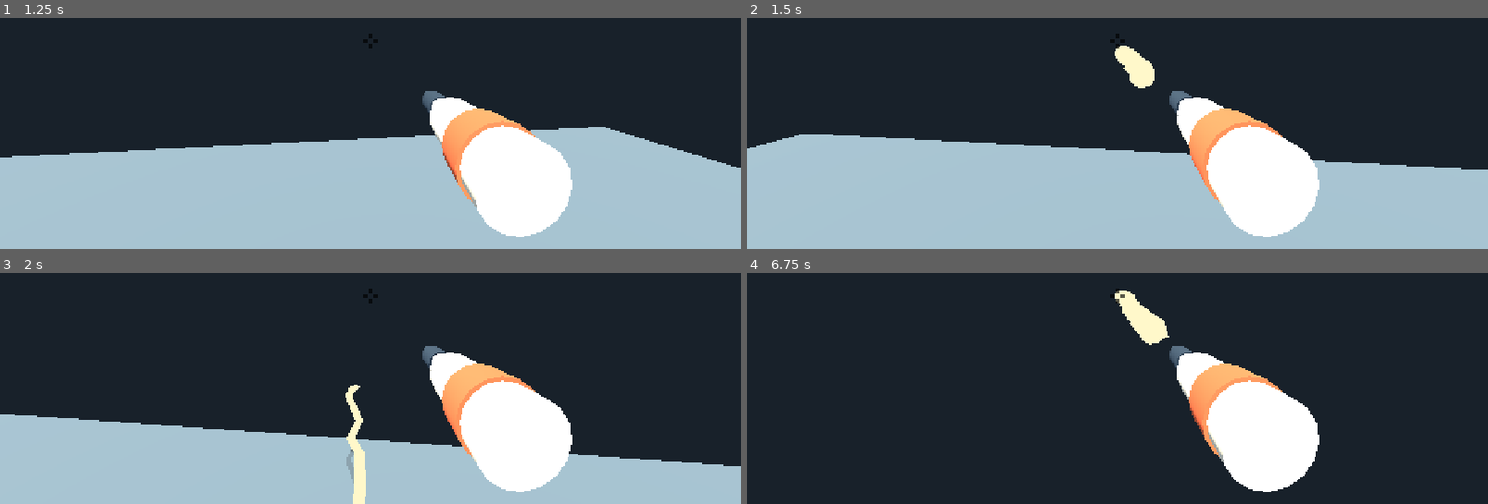
Above: before the commit, frames 1-4 (two rows, left to right).
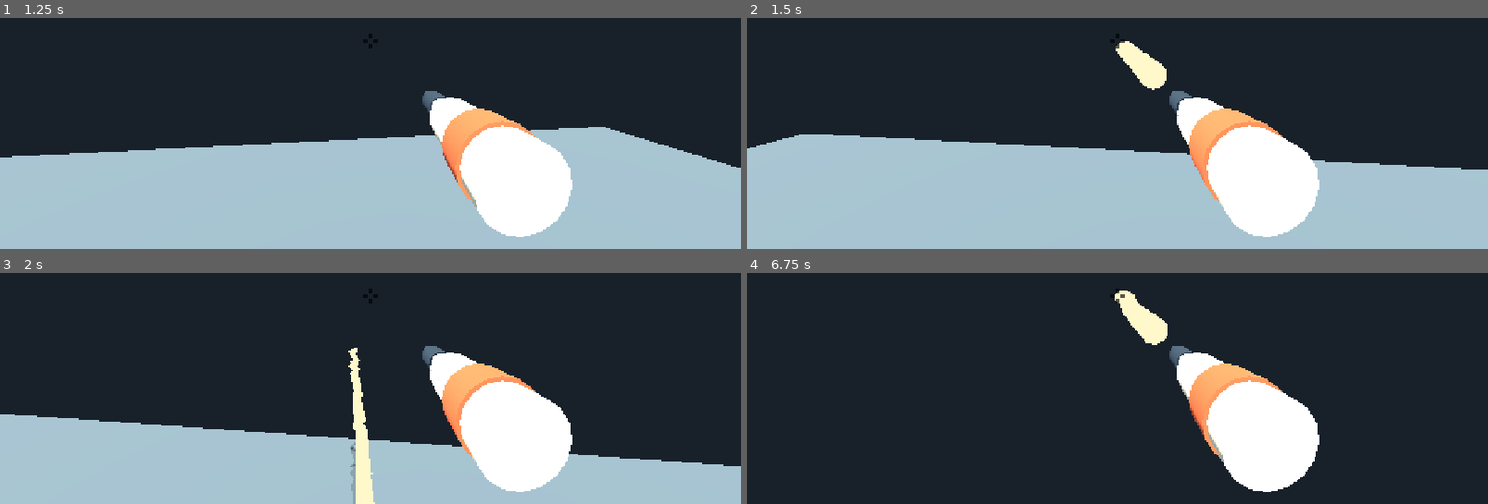
Above: after the commit, the same moments.

Repository: k3vin7/SauceIT-
Game: Godot game, scene res://main.tscn
Same seed, same stepped clock (60 frames per second), same inputs: the game is played once before the commit and once after it.
Inputs (mouse positions are in pixels of both pictures, inside the frame that each line leads up to):
- Up to frame 1 (1.25 s): tap Enter at 0.5 s; move the mouse to (407, 38) at 0.52 s; hold W (move_forward) from 0.53 s (still down); hold Shift (run) from 0.53 s (still down)
- Up to frame 2 (1.5 s): keep holding W (move_forward); move the mouse to (1080, 43) at 1.27 s; release Shift (run) at 1.28 s; click (1080, 43) at 1.35 s
- Up to frame 3 (2 s): keep holding W (move_forward); tap Shift (run) at 1.55 s
- Up to frame 4 (6.75 s): move the mouse to (1132, 289) at 2.02 s; hold Shift (run) 2.03-2.78 s; tap Space at 2.75, 4.25, 5.75 s; move the mouse to (1110, 303) at 2.77 s; tap R (wipe_screen) at 2.85 s; tap Shift (run) at 3.05, 4.55, 5.85 s; tap Enter at 3.5, 5 s; move the mouse to (1169, 300) at 3.52 s; hold Shift (run) 3.53-4.28 s; tap Tab at 3.6 s; move the mouse to (1058, 291) at 4.27 s; tap 1 at 4.35 s; move the mouse to (1124, 296) at 5.02 s; hold Shift (run) 5.03-5.78 s; tap 2 at 5.1 s; move the mouse to (1087, 286) at 5.77 s; release W (move_forward) at 5.78 s; hold D (move_right) 5.78-6.53 s; move the mouse to (1154, 293) at 6.52 s; press the mouse at (1154, 293) at 6.53 s; hold W (move_forward) from 6.53 s (still down)

Frame 1 is identical in both runs. In frame 2, 0.4% of the frame differs, in the area x 49-57%, y 10-32%; in frame 3, 0.9%, in the area x 46-51%, y 32-100%; in frame 4, less than 0.1%.

Commit message:
Give a tap a stream, and take the zigzag out of the line
A click held for a single frame put out two points. Emission is a couple
of points a frame, so a tap was a dot and nothing else. A press now buys
at least minimum_fire_time of stream whether or not it is held -- 0.1 s,
which is eighteen points. Every peer runs it off the same press, so
there is nothing to tell anyone about.

And the line zigzagged, for the same reason the falling strand came
apart and the splat edges went blocky: a value in absolute metres next
to a spacing that had halved. The emission jitters throw each point
sideways by a fixed 0.009 m, which at 0.09 m spacing was a tenth of the
step to the next point and at 0.045 m was forty per cent of it. Halved
with the spacing, so the ratio is what it was: the line has some life in
it rather than a saw edge.

  zigzag, as a fraction of the step: 40% -> 26%

The tear is untouched and still wants a real flick: whole below
240 deg/s, two pieces at 240, thirteen at 360.

Claude-Session: https://claude.ai/code/session_015P14cRDTkxXpfq8Bum7Yfv

Diff:
--- a/scripts/mayo_prototype.gd
+++ b/scripts/mayo_prototype.gd
@@ -65,6 +65,9 @@
 	var burst_index := 0
 	var was_firing := false
 	var firing := false
+	## Counts down after the trigger is let go, so a tap still puts out a
+	## stream rather than a couple of points.
+	var fire_hold := 0.0
 	var next_collision_slot := 0
 	var aim_yaw := 0.0
 	var aim_pitch := 0.0
@@ -83,6 +86,10 @@
 @export_group("Mayo Stream — Reference Values")
 @export_range(0.2, 6.0, 0.01, "suffix:m") var stream_range := 2.94
 @export_range(0.5, 15.0, 0.1, "suffix:m/s") var extend_speed := 7.0
+## A tap keeps firing for at least this long. Emission is a couple of points a
+## frame, so a click held for one frame put out two of them -- not enough to be
+## a strand, or to leave anything but a dot.
+@export_range(0.0, 0.5, 0.01, "suffix:s") var minimum_fire_time := 0.1
 ## How far apart the strand's points are, which is also how finely it samples
 ## what it hits: a sweep across someone's face only marks them where a point
 ## lands, so at 0.09 a quick flick left three dots rather than a line.
@@ -95,8 +102,13 @@
 @export_range(0.0, 30.0, 0.1, "suffix:m/s²") var gravity_acceleration := 9.8
 
 @export_group("Emission Shape")
-@export_range(0.0, 0.05, 0.001, "suffix:m") var lateral_position_jitter := 0.009
-@export_range(0.0, 0.08, 0.001, "suffix:rad") var yaw_angle_jitter := 0.018
+## Both are absolute, while the spacing between points is not, so what they do
+## to the look of the line depends on the density: at 0.045 m spacing the old
+## values threw each point sideways by 40% of the step to the next one, and the
+## strand read as a zigzag rather than as a line with some life in it. Halved
+## with the spacing, so the ratio is what it was.
+@export_range(0.0, 0.05, 0.001, "suffix:m") var lateral_position_jitter := 0.0045
+@export_range(0.0, 0.08, 0.001, "suffix:rad") var yaw_angle_jitter := 0.009
 @export_range(0.0, 0.5, 0.01) var speed_magnitude_jitter := 0.10
 @export_range(0.0, 1.0, 0.01) var inherited_player_velocity := 0.22
 ## Scales with the density above: at 0.045 a strand carries twice the points,
@@ -327,7 +339,9 @@
 		debug_timings_us.point_physics += Time.get_ticks_usec() - step_started
 		step_started = Time.get_ticks_usec()
 	for shooter in _shooters.values():
-		if shooter.firing:
+		# was_firing is the held state _advance_strand settled on, not the raw
+		# trigger: a tap's points want holding together too.
+		if shooter.was_firing:
 			_enforce_spacing_constraint(shooter)
 	if debug_profile_enabled:
 		debug_timings_us.constraint += Time.get_ticks_usec() - step_started
@@ -357,7 +371,15 @@
 ## Emission and the trigger edges, for one shooter. Split out of the frame loop
 ## so remote shooters go through exactly the same path as the local one.
 func _advance_strand(shooter: Shooter, delta: float) -> void:
+	# A press buys a minimum of stream whether or not it is held. Every peer
+	# runs this off the same press, so nobody has to be told about it.
 	if shooter.firing:
+		shooter.fire_hold = minimum_fire_time
+	else:
+		shooter.fire_hold = maxf(shooter.fire_hold - delta, 0.0)
+	var firing: bool = shooter.firing or shooter.fire_hold > 0.0
+
+	if firing:
 		if not shooter.was_firing:
 			shooter.burst_index += 1
 		_apply_inertial_follow(shooter.player.frame_movement, shooter)
@@ -369,7 +391,7 @@
 		shooter.emit_distance = 0.0
 		if shooter.was_firing:
 			_apply_release_pressure_loss(shooter)
-	shooter.was_firing = shooter.firing
+	shooter.was_firing = firing
 
 
 ## The local player's own keyboard and mouse. Their aim is applied immediately,
